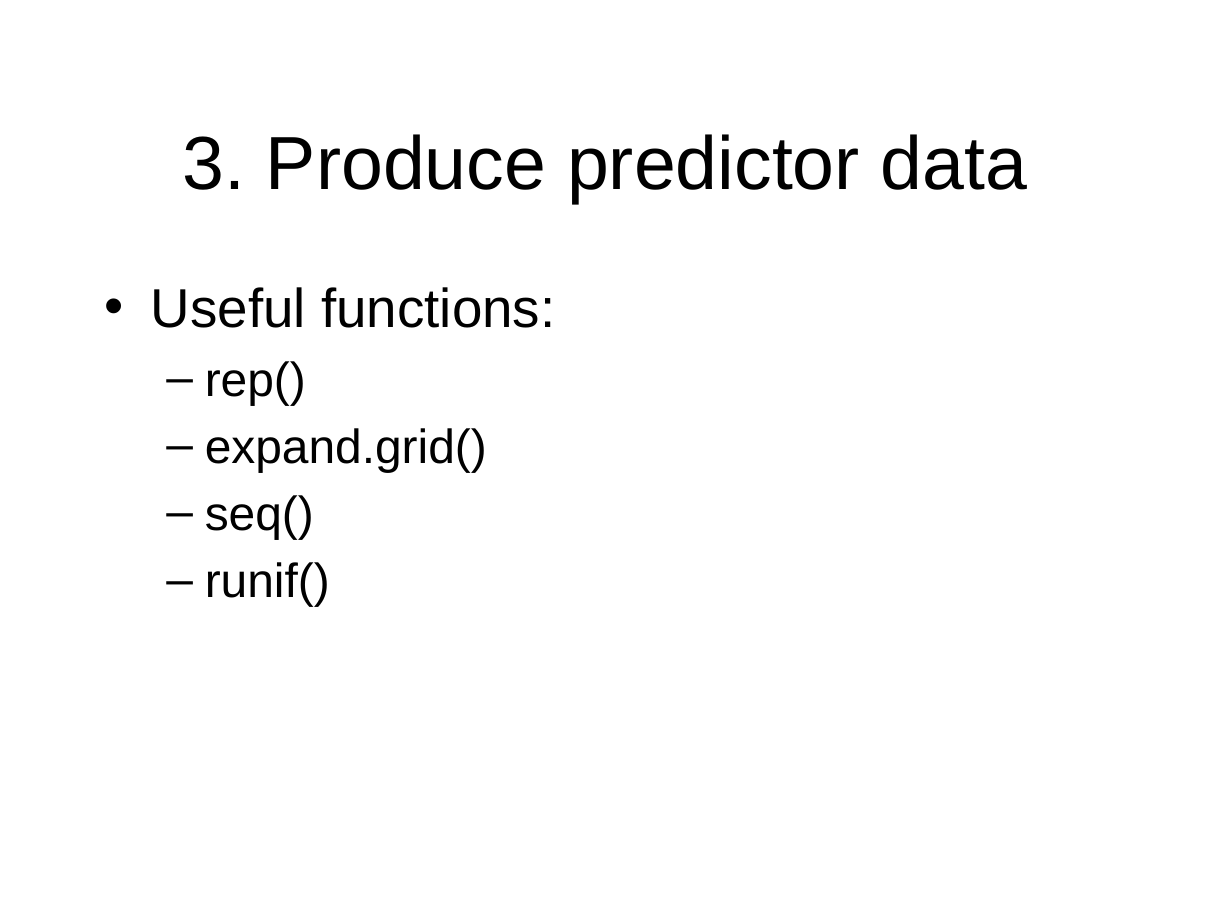
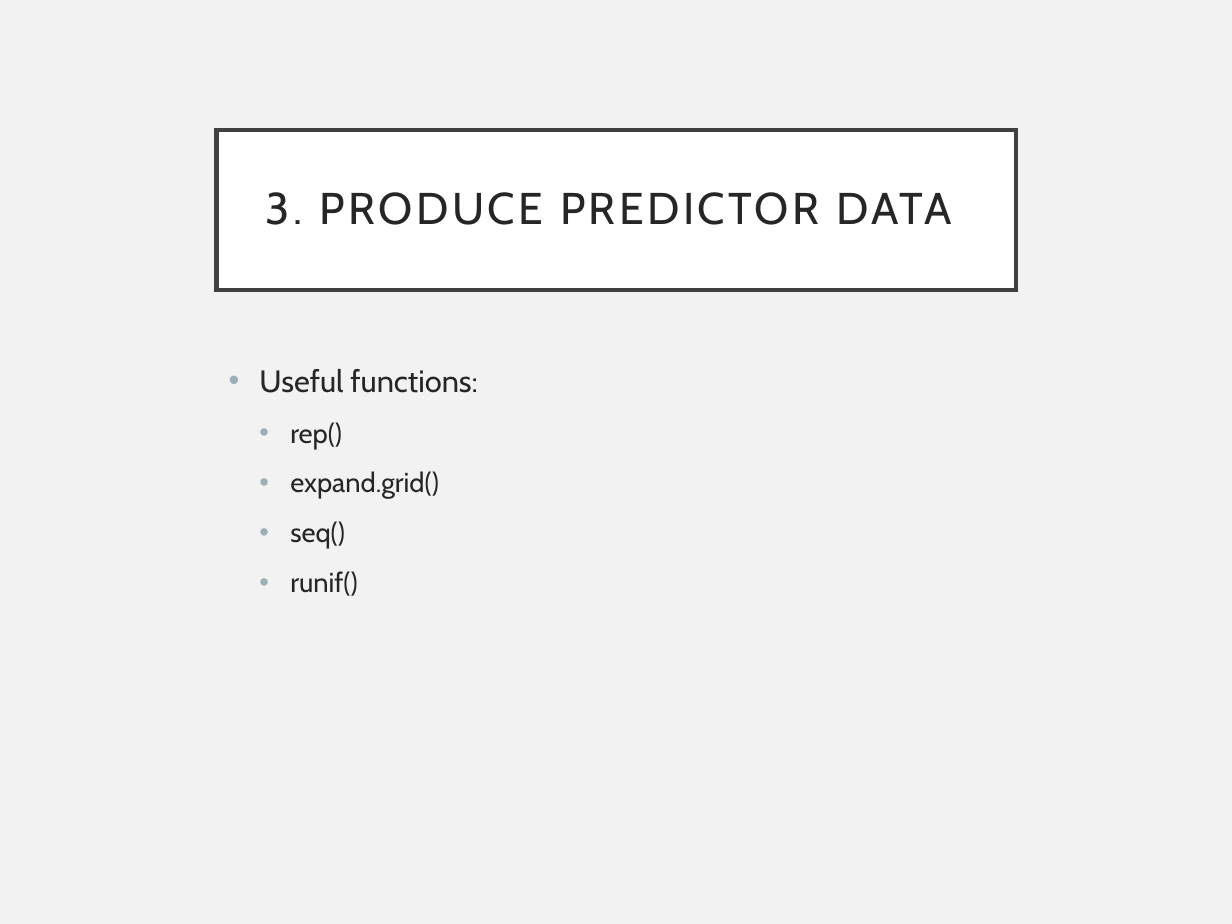
Before and after one commit to EEOB590A-Fall-2019/Course-Materials, a slide deck: slide 9 of 5. Simulating Data/SimulatingData.pptx. Drawn at 1232x924 pixels with LibreOffice and Linux fonts; fonts in the diff are those of the drawing. Boxes give left, top, right and bottom in pixels: in the first picture for what was removed or moved away, otherwise in the second. Text is boxed around its words. In the diff, an @@ line names an element or a change of style, - is before the commit and + after.

```diff
--- a/5. Simulating Data/SimulatingData.pptx
+++ b/5. Simulating Data/SimulatingData.pptx
@@ background #FFFFFF to #F2F2F2 @@
@@ title "3. PRODUCE PREDICTOR DATA": place and size @@
-title "3. PRODUCE PREDICTOR DATA" at [182, 134, 1027, 203]
+title "3. PRODUCE PREDICTOR DATA" at [217, 129, 1016, 290]
@@ title "3. PRODUCE PREDICTOR DATA" at [217, 129, 1016, 290]: fill none to #FFFFFF; outline none to #404040 2.5 pt @@
@@ title at [266, 192, 952, 225]: text changed; size 44 to 26 pt; font Arial to Cabin; text colour #000000 to #262626 @@
-3. Produce predictor data
+3. PRODUCE PREDICTOR DATA
@@ text "Useful functions:": place and size @@
-text "Useful functions:" at [151, 287, 555, 606]
+text "Useful functions:" at [259, 369, 478, 596]
@@ text "Useful functions:" at [259, 369, 478, 596]: size 32 to 18 pt in "Useful functions:"; font Arial to Cabin, text colour #000000 to #262626; size 28 to 16 pt in "rep()", "expand.grid()", "seq()", "runif()"; indent changed; more space between paragraphs; bullet – to • @@
```
Also in this commit, not shown: 11 other slides changed, 2 other files.
